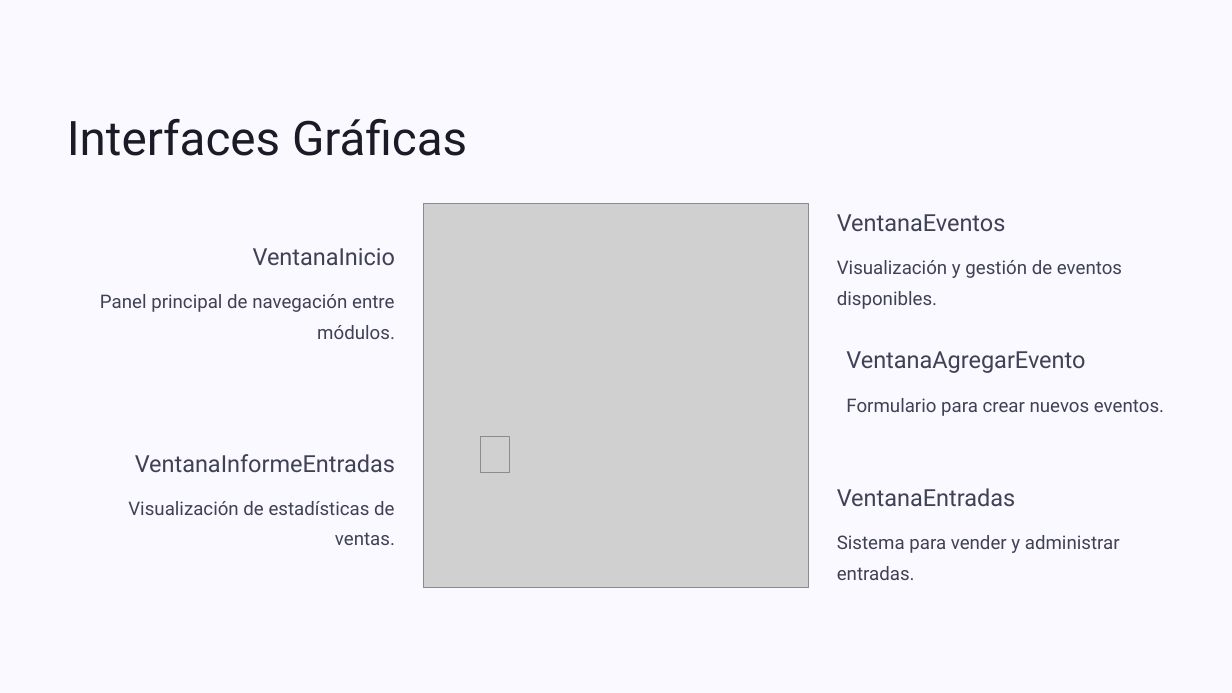
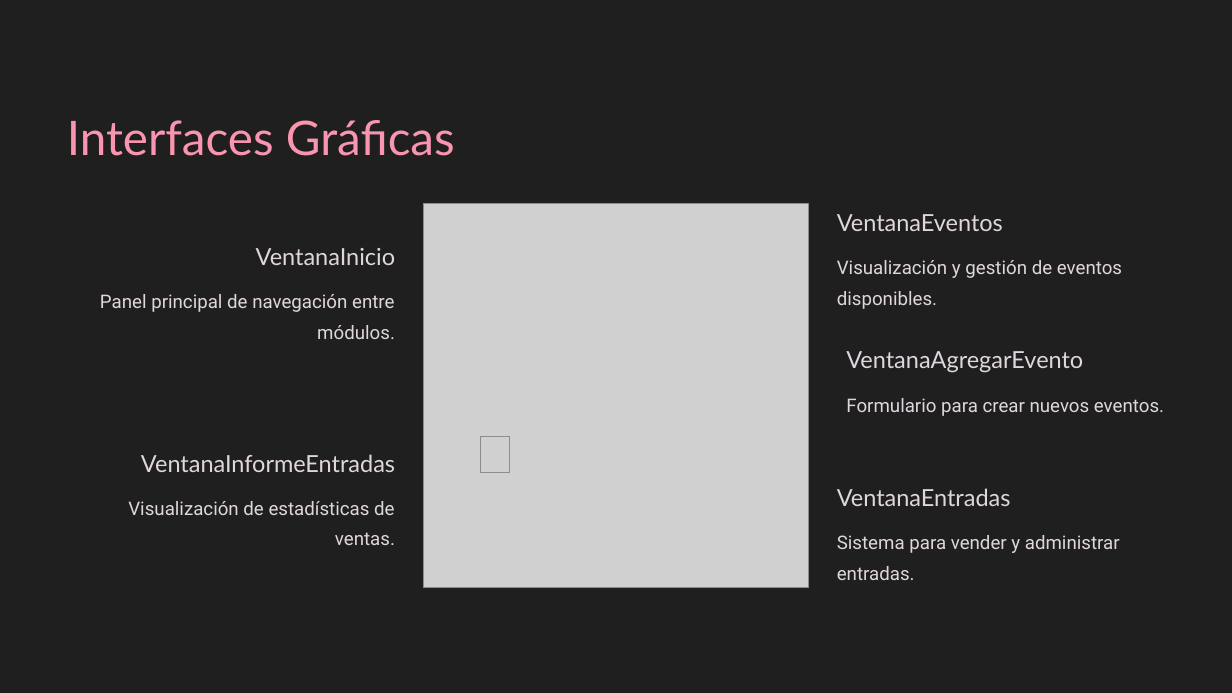
Before and after one commit to aam0101/EventManagerPro, a slide deck: slide 3 of EventManagerPro.pptx. Drawn at 1232x693 pixels with LibreOffice and Linux fonts; fonts in the diff are those of the drawing; grey boxes stand for pictures; background and template pictures are left out. Boxes give left, top, right and bottom in pixels: in the first picture for what was removed or moved away, otherwise in the second. Text is boxed around its words. In the diff, an @@ line names an element or a change of style, - is before the commit and + after.

```diff
--- a/EventManagerPro.pptx
+++ b/EventManagerPro.pptx
@@ rectangle at (0,0,1232,693): fill #F9F9FF to #1F1F1F @@
@@ text "Interfaces Gráficas" at (67,120,455,156): font Roboto to Lato, text colour #1B1B27 to #FA95AF @@
@@ font Roboto to Lato, text colour #404155 to #E0D6DE in 5 elements at (256,248,395,265), (837,214,1003,231), (837,488,1011,506), (846,351,1083,373), (141,454,395,472) @@
@@ text colour #404155 to #E0D6DE in 5 elements at (100,294,395,339), (837,260,1122,309), (846,398,1164,416), (837,535,1120,580), (128,501,395,545) @@
```
Also in this commit, not shown: 4 other slides changed, 2 slides added, 1 slide removed.
